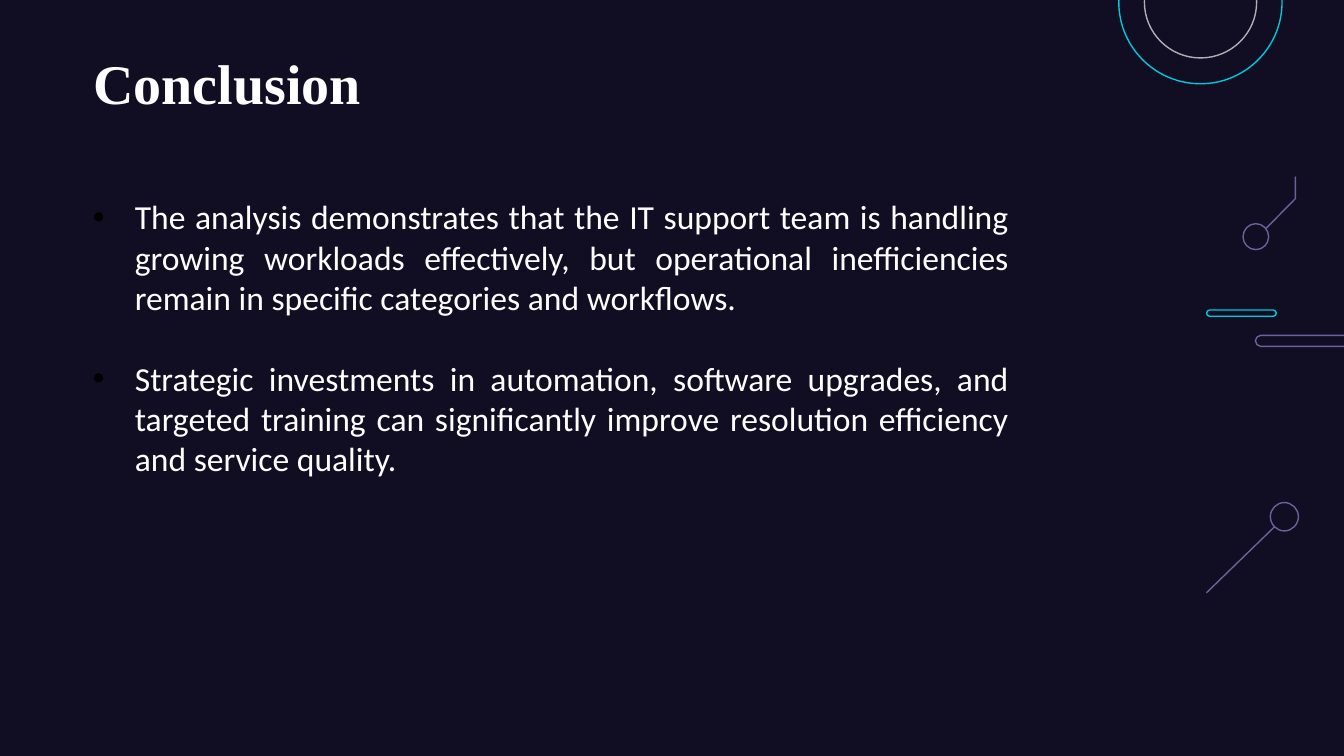
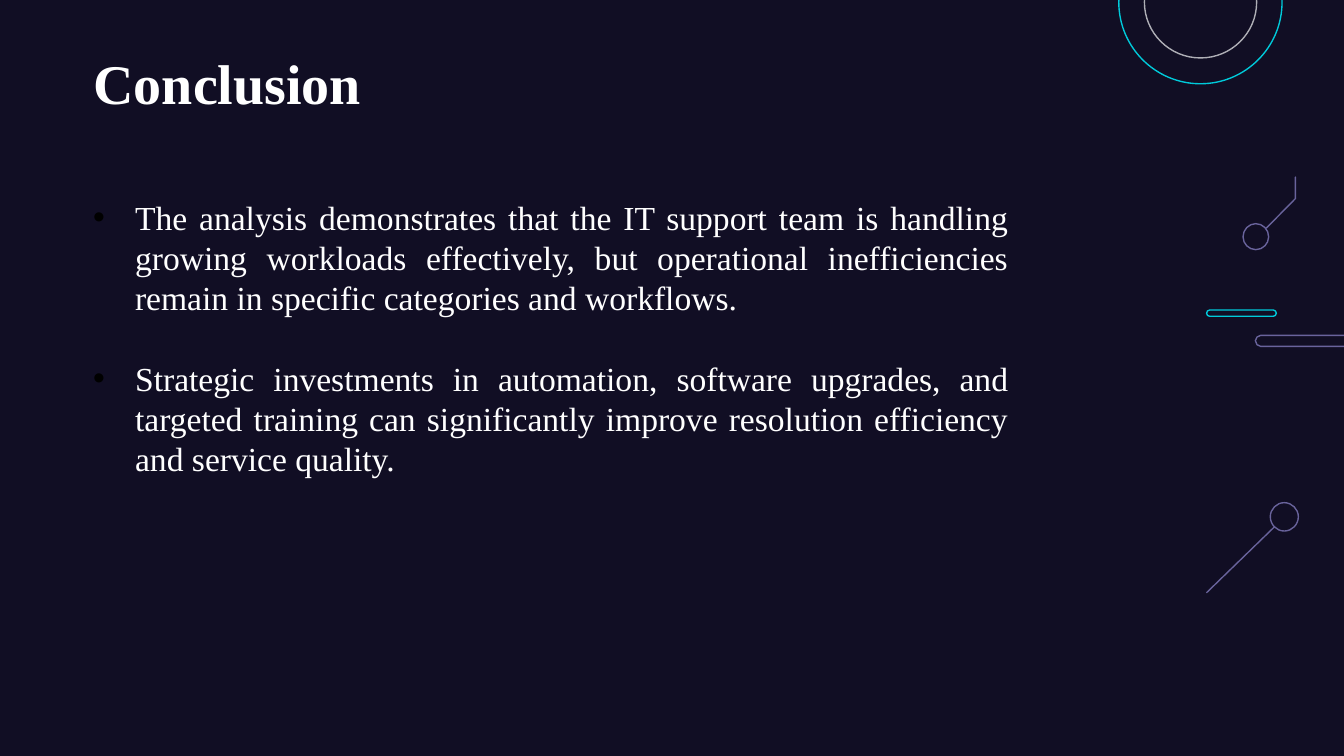
Before and after one commit to jemish123/IT_Ticket_Analysis, a slide deck: slide 22 of SpreadSheet_Project_IT_Ticket_Analysis.pptx (slide 19 before the commit). Drawn at 1344x756 pixels with LibreOffice and Linux fonts; fonts in the diff are those of the drawing. Boxes give left, top, right and bottom in pixels: in the first picture for what was removed or moved away, otherwise in the second. Text is boxed around its words. In the diff, an @@ line names an element or a change of style, - is before the commit and + after.

```diff
--- a/SpreadSheet_Project_IT_Ticket_Analysis.pptx
+++ b/SpreadSheet_Project_IT_Ticket_Analysis.pptx
@@ text "The analysis demonstrates that the ..." at (135, 206, 1008, 478): font Calibri to Times New Roman @@
```
Also in this commit, not shown: 16 other slides changed, 5 slides added, 2 slides removed, 6 other files.
